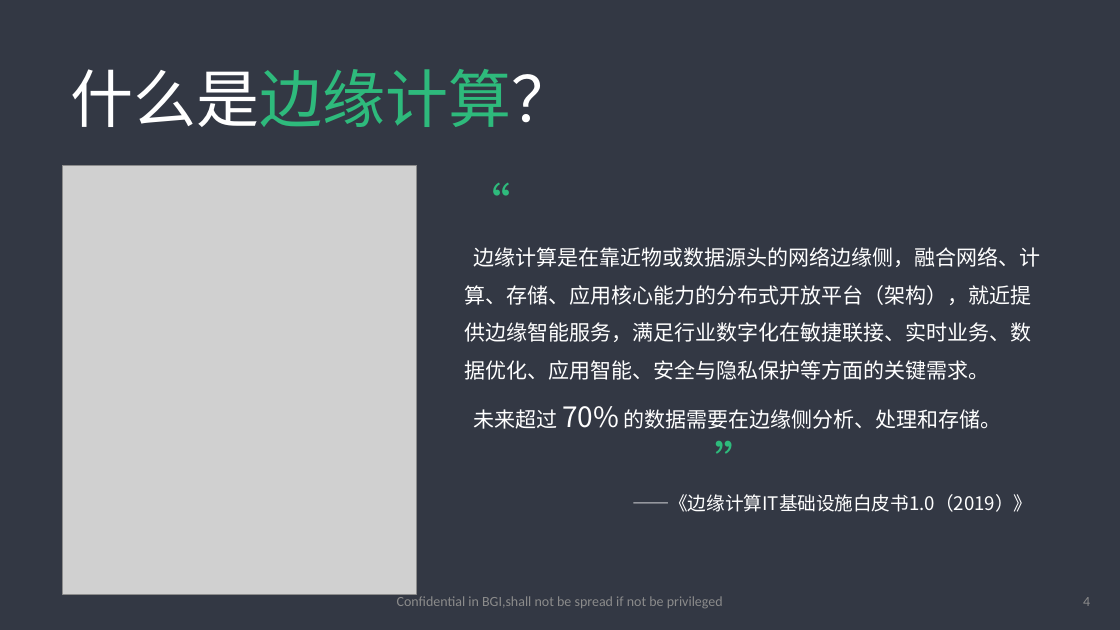
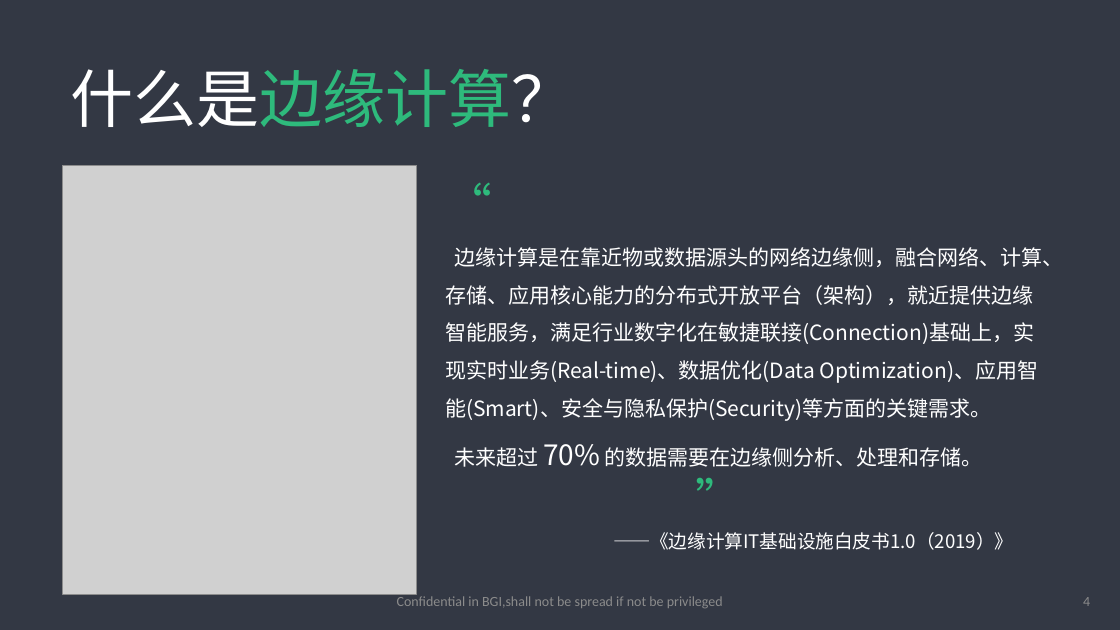
Before and after one commit to haobolicpp/EdgeComputing, a slide deck: slide 4 of 边缘计算.pptx. Drawn at 1120x630 pixels with LibreOffice and Linux fonts; fonts in the diff are those of the drawing; grey boxes stand for pictures; background and template pictures are left out. Boxes give left, top, right and bottom in pixels: in the first picture for what was removed or moved away, otherwise in the second. Text is boxed around its words. In the diff, an @@ line names an element or a change of style, - is before the commit and + after.

```diff
--- a/边缘计算.pptx
+++ b/边缘计算.pptx
@@ text "“": place and size @@
-text "“" at [464,247,1040,512]
+text "“" at [445,247,1063,550]
@@ text at [445,247,1063,421]: text changed @@
-边缘计算是在靠近物或数据源头的网络边缘侧，融合网络、计算、存储、应用核心能力的分布式开放平台（架构），就近提供边缘智能服务，满足行业数字化在敏捷联接、实时业务、数据优化、应用智能、安全与隐私保护等方面的关键需求。
+边缘计算是在靠近物或数据源头的网络边缘侧，融合网络、计算、存储、应用核心能力的分布式开放平台（架构），就近提供边缘智能服务，满足行业数字化在敏捷联接(Connection)基础上，实现实时业务(Real-time)、数据优化(Data Optimization)、应用智能(Smart)、安全与隐私保护(Security)等方面的关键需求。
```
Also in this commit, not shown: 5 other slides changed, 1 slide added, 2 other files.
